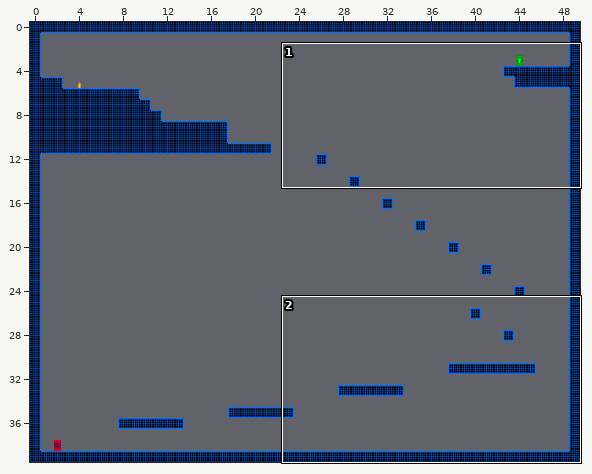
Tiled map: Game/data/maps/main/Level3.tmx. The picture above shows the old version from afar; the outline marks the close-up.
Close-up. Before the commit:
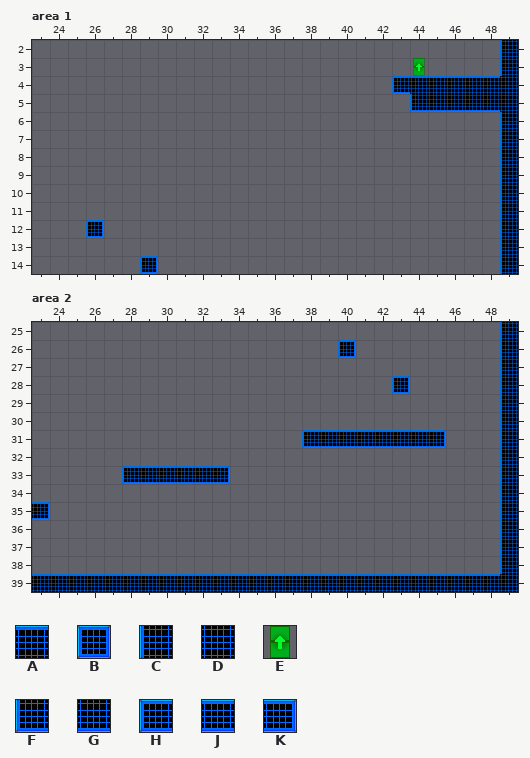
Cells are 32x32 px. Shown: area 1 x 23..49, y 2..14; area 2 x 23..49, y 25..39. The commit also changed other parts of the map, which this record leaves out.
Key: from "TestTile": A 1, B 4, C 13, D 14, E 16, F 17, G 27, H 81, J 82, K 83.
_ is an empty cell.
Layer "Tile Layer 1" before, area 1, first column x 23:
 2 __________________________C
 3 _____________________E____C
 4 ____________________HAAAAAD
 5 _____________________FGGGGD
 6 __________________________C
 7 __________________________C
 8 __________________________C
 9 __________________________C
10 __________________________C
11 __________________________C
12 ___B______________________C
13 __________________________C
14 ______B___________________C
Layer "Tile Layer 1" before, area 2, first column x 23:
25 __________________________C
26 _________________B________C
27 __________________________C
28 ____________________B_____C
29 __________________________C
30 __________________________C
31 _______________HJJJJJJK___C
32 __________________________C
33 _____HJJJJK_______________C
34 __________________________C
35 K_________________________C
36 __________________________C
37 __________________________C
38 __________________________C
39 AAAAAAAAAAAAAAAAAAAAAAAAAAD
Now the later version:
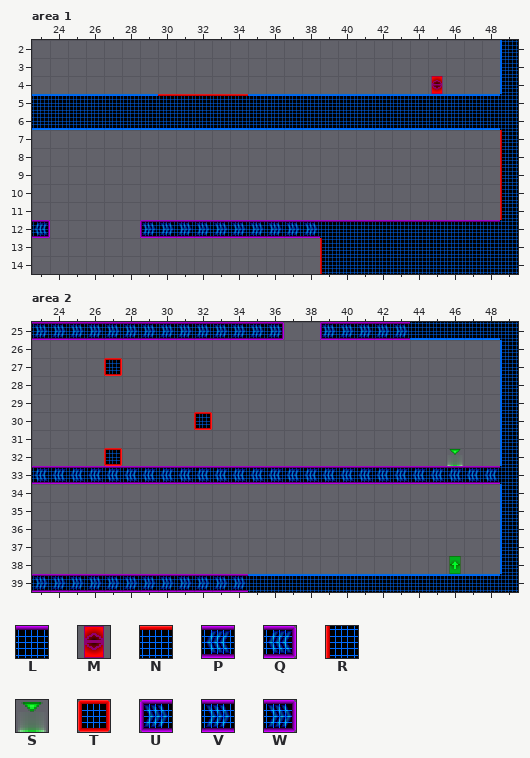
Further tiles: from "TestTile": L 9, M 30, N 40, P 47, Q 48, R 52, S 75, T 78, U 101, V 102, W 103.
See-through tiles are keyed as they look on the map.
The edit:
Changed rows in their new state; . is an unchanged cell.
Layer "Tile Layer 1", area 1:
first column x 23:
 3 ....................._.....
 4 ....................__M___C
 5 AAAAAAANNNNNAAAAAAAAAAAAAA.
 6 GGGGGGGGGGGGGGGGGGGGGGGGGGD
 7 ..........................R
 8 ..........................R
 9 ..........................R
10 ..........................R
11 ..........................R
12 Q.._..UVVVVVVVVVLLLLLLLLLLD
13 ................RDDDDDDDDDD
14 ......_.........RDDDDDDDDDD
Layer "Tile Layer 1", area 2:
first column x 23:
25 VVVVVVVVVVVVVW..UVVVVGGGGGD
26 ................._.........
27 ....T......................
28 ...................._......
30 .........T.................
31 ...............________....
32 ....T..................S...
33 PPPPPPPPPPPPPPPPPPPPPPPPPPD
35 _..........................
38 .......................E...
39 VVVVVVVVVVVV...............
